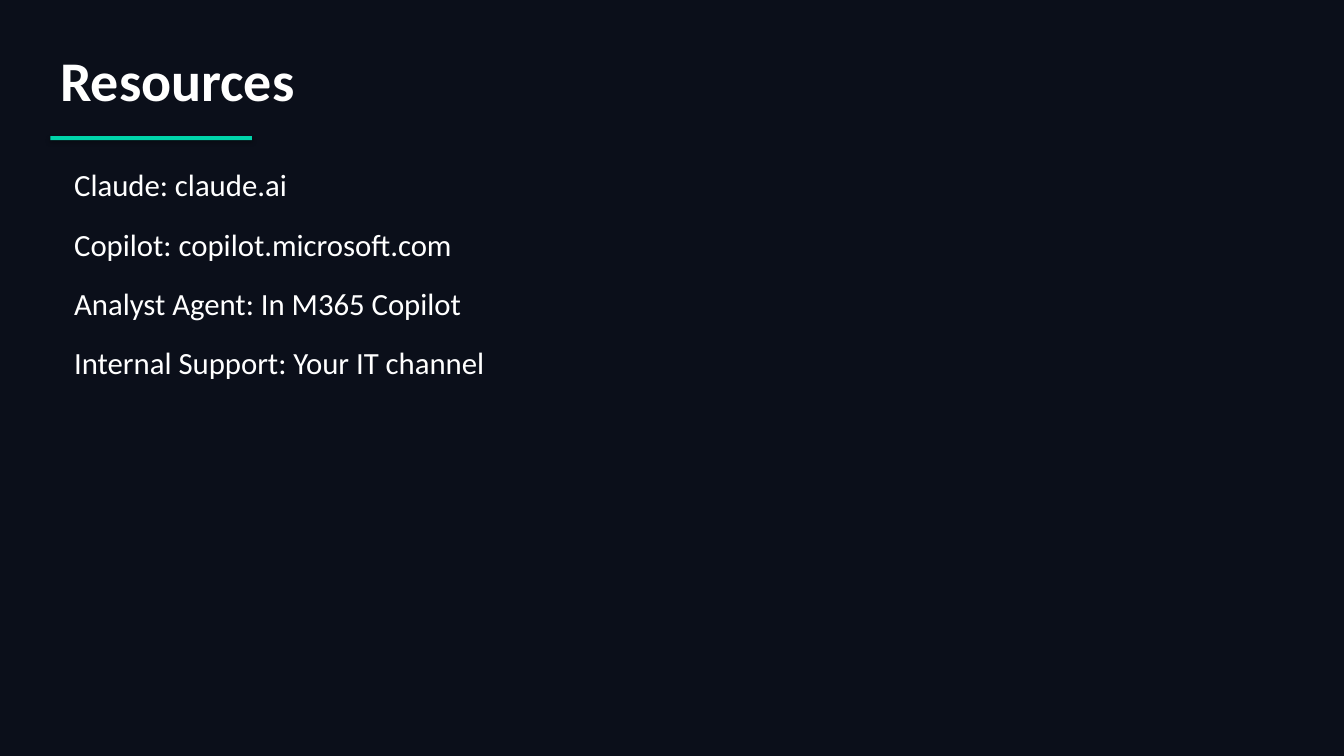
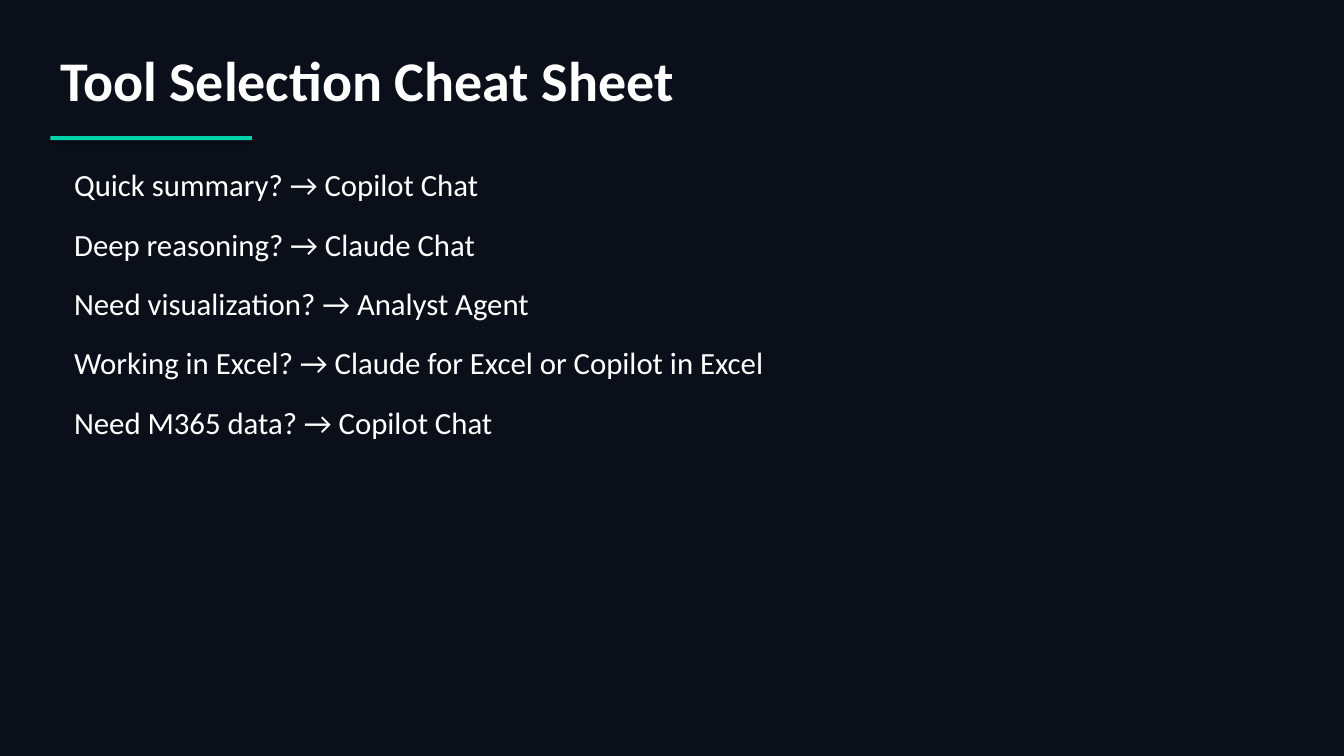
Before and after one commit to scottrhay/AIA-ClaudeCopilot, a slide deck: slide 31 of slides/B2_AI_Analytics_Business.pptx (slide 44 before the commit). Drawn at 1344x756 pixels with LibreOffice and Linux fonts; fonts in the diff are those of the drawing. Boxes give left, top, right and bottom in pixels: in the first picture for what was removed or moved away, otherwise in the second. Text is boxed around its words. In the diff, an @@ line names an element or a change of style, - is before the commit and + after.

```diff
--- a/slides/B2_AI_Analytics_Business.pptx
+++ b/slides/B2_AI_Analytics_Business.pptx
@@ text at box(60, 61, 674, 102): text changed @@
-Resources
+Tool Selection Cheat Sheet
@@ text at box(74, 174, 763, 439): text changed @@
-Claude: claude.ai
-Copilot: copilot.microsoft.com
-Analyst Agent: In M365 Copilot
-Internal Support: Your IT channel
+Quick summary? → Copilot Chat
+Deep reasoning? → Claude Chat
+Need visualization? → Analyst Agent
+Working in Excel? → Claude for Excel or Copilot in Excel
+Need M365 data? → Copilot Chat
```
Also in this commit, not shown: 15 other slides changed, 16 slides added, 29 slides removed, 50 other files.
